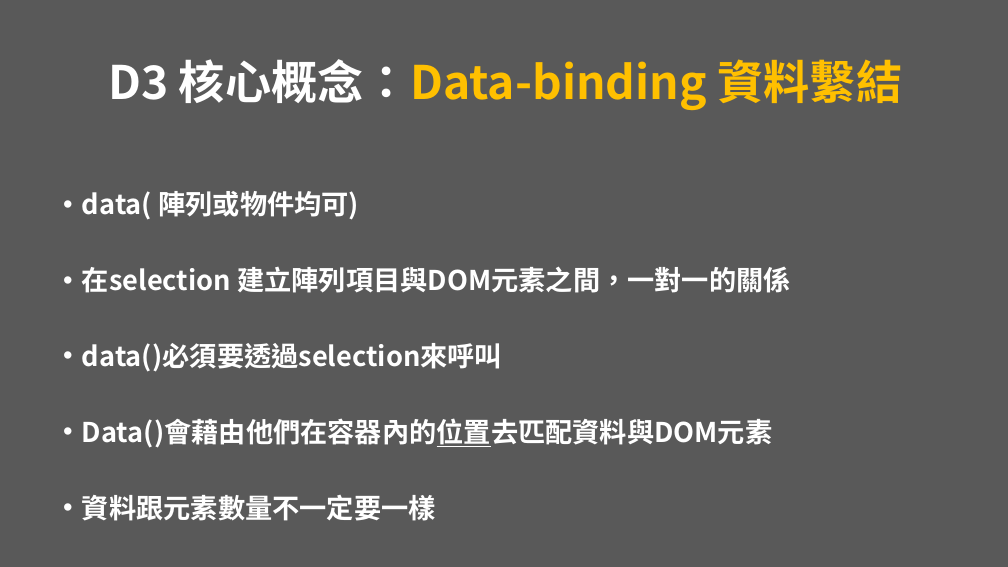
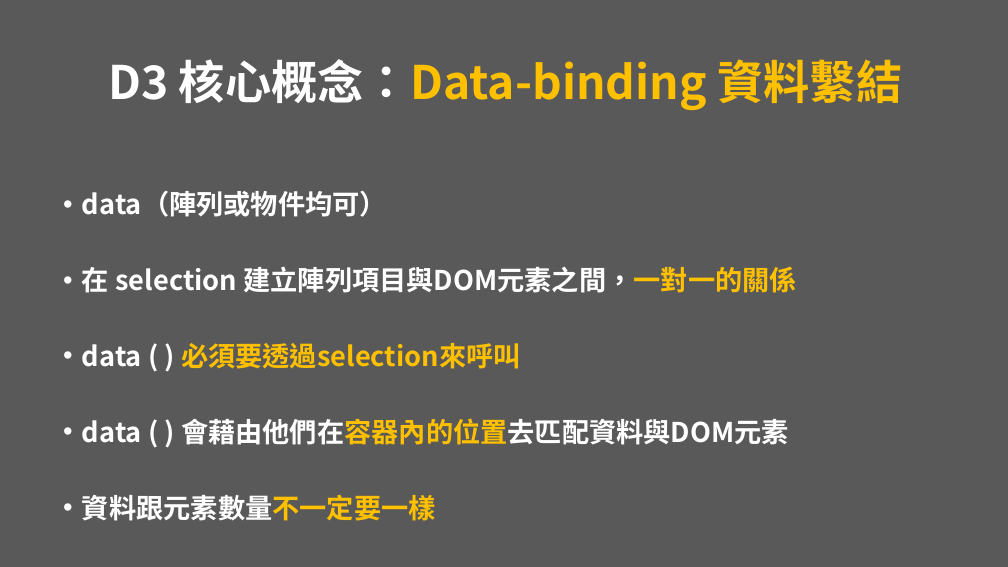
Before and after one commit to vezona/D3.js_Demo, a slide deck: slide 23 of PPT/D3.js presentation.pptx (slide 21 before the commit). Drawn at 1008x567 pixels with LibreOffice and Linux fonts; fonts in the diff are those of the drawing. Boxes give left, top, right and bottom in pixels: in the first picture for what was removed or moved away, otherwise in the second. Text is boxed around its words. In the diff, an @@ line names an element or a change of style, - is before the commit and + after.

```diff
--- a/PPT/D3.js presentation.pptx
+++ b/PPT/D3.js presentation.pptx
@@ text at <box>82,191,796,445</box>: text changed @@
-• data( 陣列或物件均可)
-• 在selection 建立陣列項目與DOM元素之間，一對一的關係
-• data()必須要透過selection來呼叫
-• Data()會藉由他們在容器內的位置去匹配資料與DOM元素
+• data（陣列或物件均可）
+• 在 selection 建立陣列項目與DOM元素之間，一對一的關係
+• data ( ) 必須要透過selection來呼叫
+• data ( ) 會藉由他們在容器內的位置去匹配資料與DOM元素
@@ text at <box>82,495,436,521</box>: text colour #FFFFFF to #FFC000 in "資料跟元素數量不一定要一樣" @@
```
Also in this commit, not shown: 26 other slides changed, 5 slides added, 4 slides removed, 17 other files.
